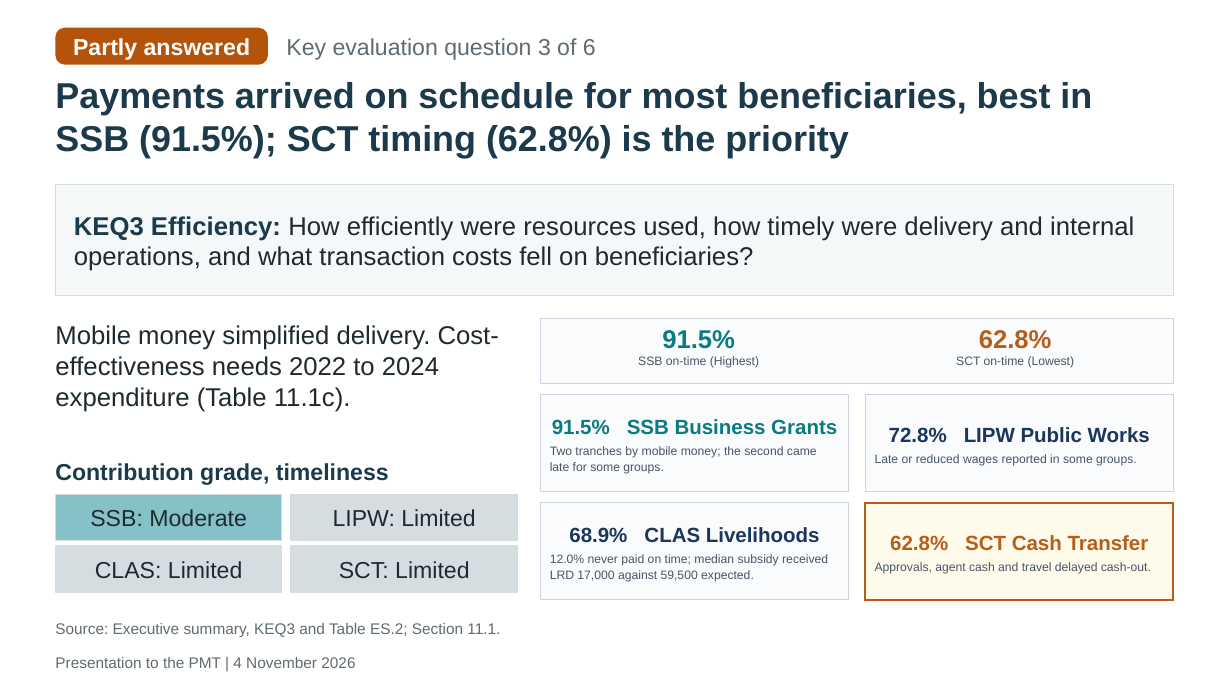
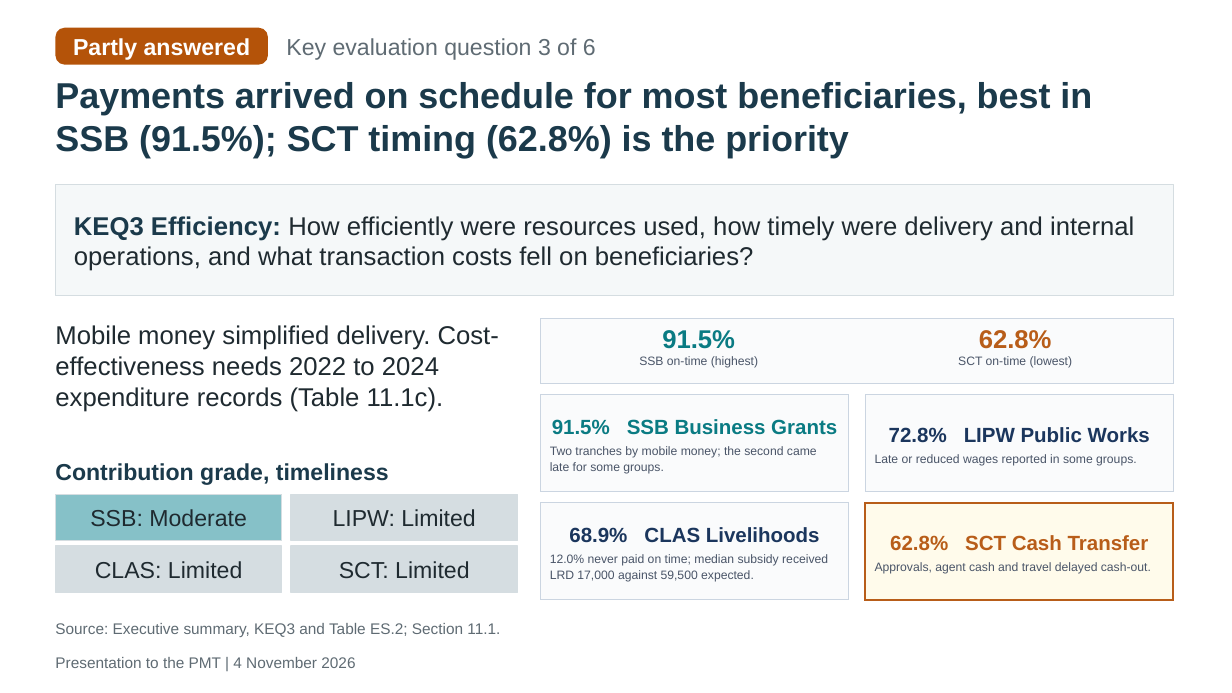
Before and after one commit to kokouekpinda/kokouekpinda, a slide deck: slide 27 of deliverables/REALISE_PMT_Presentation_v5.pptx. Drawn at 1232x693 pixels with LibreOffice and Linux fonts; fonts in the diff are those of the drawing. Boxes give left, top, right and bottom in pixels: in the first picture for what was removed or moved away, otherwise in the second. Text is boxed around its words. In the diff, an @@ line names an element or a change of style, - is before the commit and + after.

```diff
--- a/deliverables/REALISE_PMT_Presentation_v5.pptx
+++ b/deliverables/REALISE_PMT_Presentation_v5.pptx
@@ text at (x1=55, y1=325, x2=499, y2=412): text changed @@
-Mobile money simplified delivery. Cost-effectiveness needs 2022 to 2024 expenditure (Table 11.1c).
+Mobile money simplified delivery. Cost-effectiveness needs 2022 to 2024 expenditure records (Table 11.1c).
@@ text at (x1=639, y1=356, x2=758, y2=368): text changed @@
-SSB on-time (Highest)
+SSB on-time (highest)
@@ text at (x1=958, y1=356, x2=1073, y2=368): text changed @@
-SCT on-time (Lowest)
+SCT on-time (lowest)
```
Also in this commit, not shown: 7 other slides changed, 7 other files.
